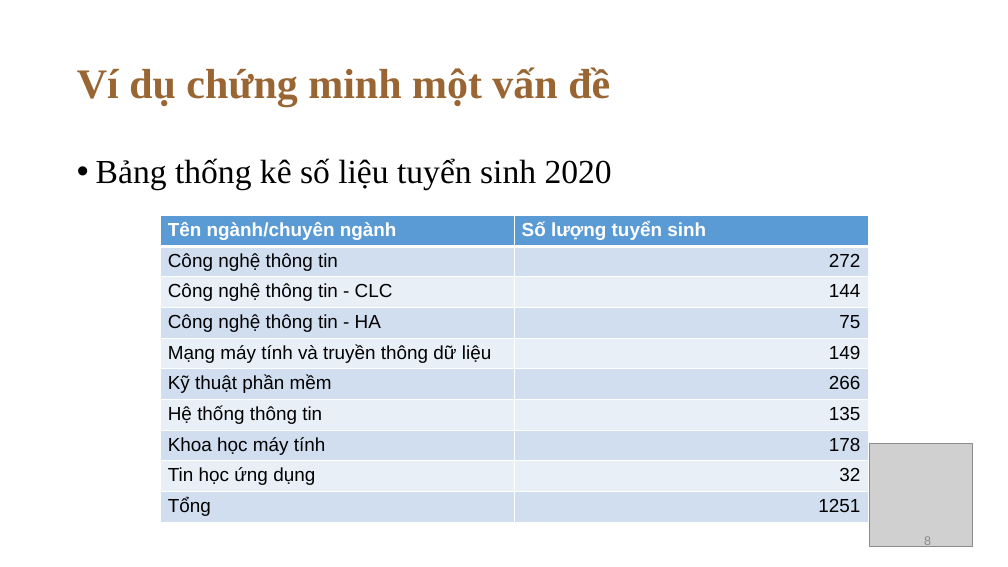
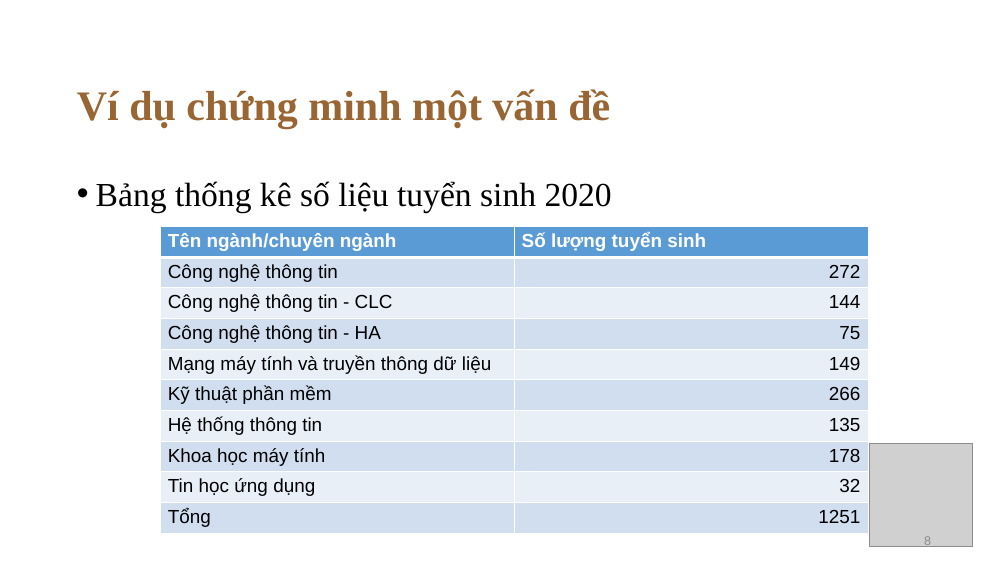
Before and after one commit to tanb2613125/TH4, a slide deck: slide 8 of Nhom8_TH_4/Nhom8_TH_4_Phan2.1.pptx. Drawn at 1008x567 pixels with LibreOffice and Linux fonts; fonts in the diff are those of the drawing; grey boxes stand for pictures; background and template pictures are left out. Boxes give left, top, right and bottom in pixels: in the first picture for what was removed or moved away, otherwise in the second. Text is boxed around its words. In the diff, an @@ line names an element or a change of style, - is before the commit and + after.

```diff
--- a/Nhom8_TH_4/Nhom8_TH_4_Phan2.1.pptx
+++ b/Nhom8_TH_4/Nhom8_TH_4_Phan2.1.pptx
@@ title "Ví dụ chứng minh một ...": place and size @@
-title "Ví dụ chứng minh một ..." at [77,67,610,106]
+title "Ví dụ chứng minh một ..." at [77,89,610,129]
@@ text "Bảng thống kê số liệu ...": place and size @@
-text "Bảng thống kê số liệu ..." at [96,158,612,190]
+text "Bảng thống kê số liệu ..." at [96,181,612,212]
@@ table: place and size @@
-table at [160,216,868,523]
+table at [160,227,868,534]
```
Also in this commit, not shown: 5 other slides changed.
